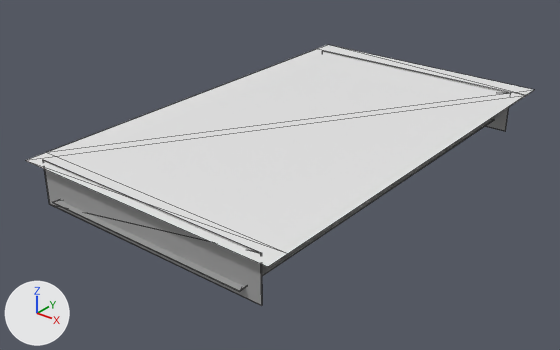
What one commit did to the COLLADA model MotionTester/shop.dae.
Rendered twice from a camera (50 mm lens) standing at (57.7, -76.4, 43.5) and looking at (-1.5, -2.4, -2.5). Every picture has the same lights, and +X, +Y and +Z are marked at lower left. Mesh edges are drawn as thin lines. Where no turn or scale is listed for an object, it has been applied to the vertices.

The first picture shows 'Ceiling', 'Floor', 'Wall', 'Wall_2'.
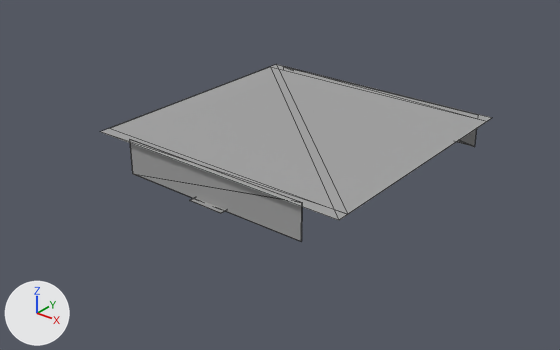
Location of each change, (x1, y1, x2, y2) in pixels of the pictures (560 x 350 px):
'Ceiling', recoloured, moved, rescaled (white to grey, 23% narrower, 30% shorter)
    before: (26, 45, 533, 267)
    after: (101, 64, 491, 220)
'Wall_2', moved, rescaled (21% narrower, 30% shorter)
    before: (43, 160, 262, 306)
    after: (130, 139, 302, 241)
'Floor', reshaped, rescaled
    before: (53, 119, 494, 291)
    after: (189, 197, 226, 213)
'Wall', moved, turned, rescaled
    before: (322, 51, 511, 131)
    after: (285, 67, 478, 147)
part 1 of me_floor, deleted
    before: (53, 119, 494, 291)
part 2 of me_floor, added
    after: (189, 197, 226, 213)

The change, as a diff of the scene's bpy script:
```diff
--- a/MotionTester/shop.dae.py
+++ b/MotionTester/shop.dae.py
@@ mat_material_003 @@
+mat_material_003 = principled_material('Material_003')
+mat_material_003.base_color = (0.367, 0.367, 0.367)  # grey #a3a3a3
+mat_material_003.roughness = 0.44
@@ me_ceiling @@
 me_ceiling.from_pydata(...)  # 8 vertices, 12 faces; spans x -1.0..1.01, y -1.0..1.1, z 0.0..0.06
+me_ceiling.materials.append(mat_material_003)  # grey #a3a3a3
@@ me_floor @@
 # used by ob_floor; location = (0.0, 0.0, 0.0)
-me_floor.from_pydata(...)  # 8 vertices, 12 faces; spans x -14.9..14.9, y -29.2..29.2, z -0.1..0.1
-me_floor.materials.append(mat_floor2)  # grey #a3a3a3
+me_floor.from_pydata(...)  # 8 vertices, 12 faces; spans x -1.0..1.0, y -1.0..1.0, z -0.1..0.0
+# me_floor part 1: the whole mesh is rebuilt
+# me_floor part 2
+# 8 vertices are added at x -1.0..1.0, y -1.0..1.0, z -0.1..0.0
+# 12 new faces join them
+me_floor.materials.append(mat_wall)  # grey #a3a3a3
@@ ob_wall @@
 ob_wall = bpy.data.objects.new('Wall', me_wall)
-ob_wall.location = (0.0, 28.4, 1.7)
-ob_wall.rotation_euler = (1.571, 0.0, 0.0)  # degrees (90, 0, 0)
-ob_wall.scale = (16.9, 3.0, 1.5)
+ob_wall.location = (0.0, 17.76, 2.24)
+ob_wall.rotation_euler = (-1.571, 0.0, 0.0)  # degrees (-90, 0, 0)
+ob_wall.scale = (16.9, 2.39, -1.5)
@@ ob_wall_2 @@
 ob_wall_2 = bpy.data.objects.new('Wall_2', me_wall_2)
-ob_wall_2.location = (0.0, -28.36, 1.7)
+ob_wall_2.location = (0.0, -17.67, 2.22)
 ob_wall_2.rotation_euler = (1.571, 0.0, 0.0)  # degrees (90, 0, 0)
-ob_wall_2.scale = (16.9, 3.0, 1.5)
+ob_wall_2.scale = (13.7, 2.42, 1.21)
@@ ob_ceiling @@
 ob_ceiling = bpy.data.objects.new('Ceiling', me_ceiling)
-ob_ceiling.location = (0.0, 0.0, 4.51)
-ob_ceiling.scale = (18.8, 29.5, 1.05)
+ob_ceiling.location = (0.0, 0.86, 4.51)
+ob_ceiling.scale = (18.8, -17.4, 1.05)
@@ ob_floor @@
 ob_floor.location = (0.0, 0.0, 0.0)
+ob_floor.scale = (2.58, 18.5, 1.04)
```
